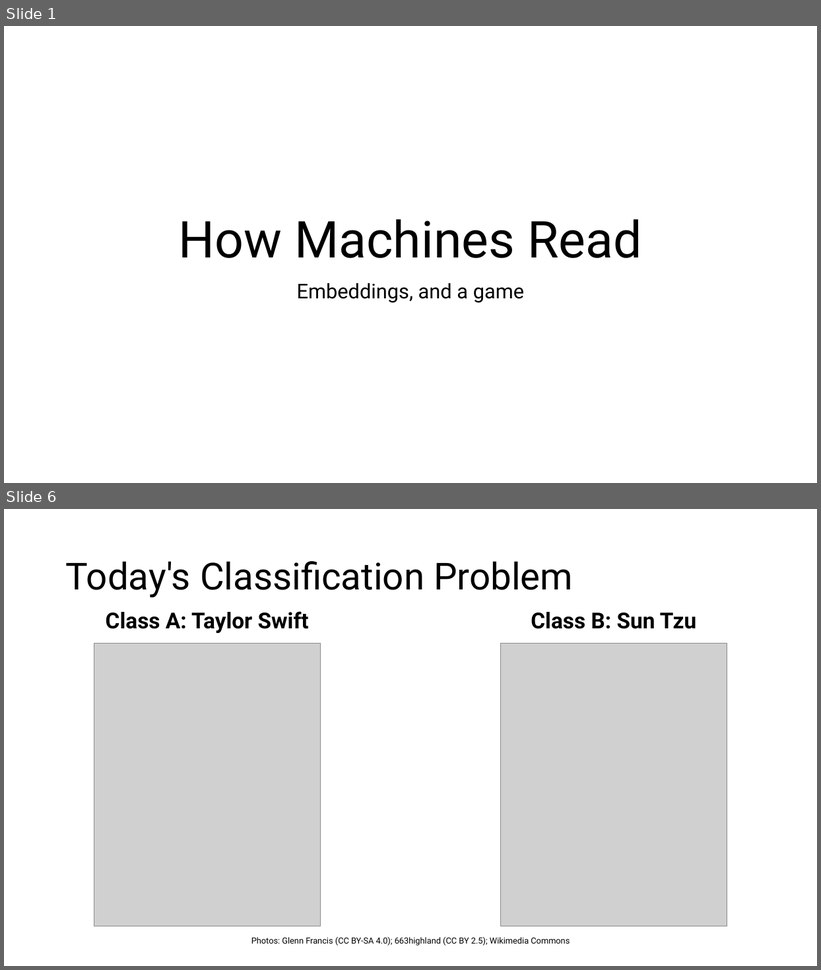
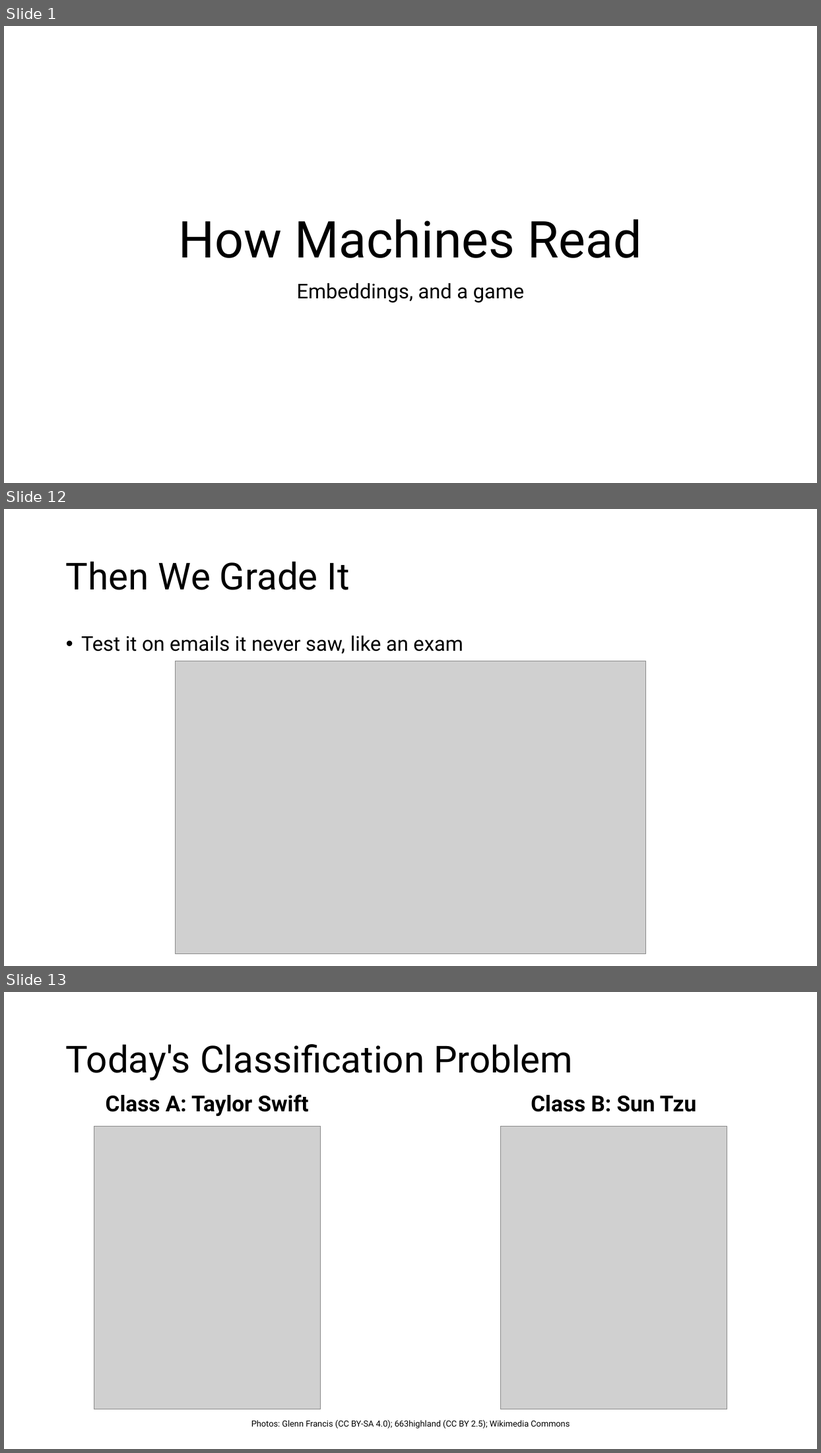
Before and after one commit to IslamTayeb/tzu-vs-taylor, a slide deck: slides/tzu_vs_taylor_lecture.pptx. Shown one above the other, each under a label of ours: slides 1 and 6 before the commit, slides 1, 12 and 13 after it; the slides between them are not shown. The pictures are 821x970 and 821x1453 pixels, drawn with LibreOffice and Linux fonts; fonts in the diff are those of the drawing; grey boxes stand for pictures. Boxes give left, top, right and bottom in pixels: in the first picture for what was removed or moved away, otherwise in the second. Text is boxed around its words. In the diff, an @@ line names an element or a change of style, - is before the commit and + after.

```diff
--- a/slides/tzu_vs_taylor_lecture.pptx
+++ b/slides/tzu_vs_taylor_lecture.pptx
@@ slide 12 added at box(4, 509, 817, 966), background #FFFFFF @@
@@ title added at box(66, 561, 350, 590), 44 pt, text #000000 @@
+Then We Grade It
@@ text added at box(81, 636, 463, 654), 24 pt, text #000000 @@
+• Test it on emails it never saw, like an exam
@@ picture added at box(175, 661, 646, 955) @@
@@ what was slide 6 is now slide 13 @@
```
Also in this commit, not shown: 7 slides changed, 6 other slides added, 27 other files.
